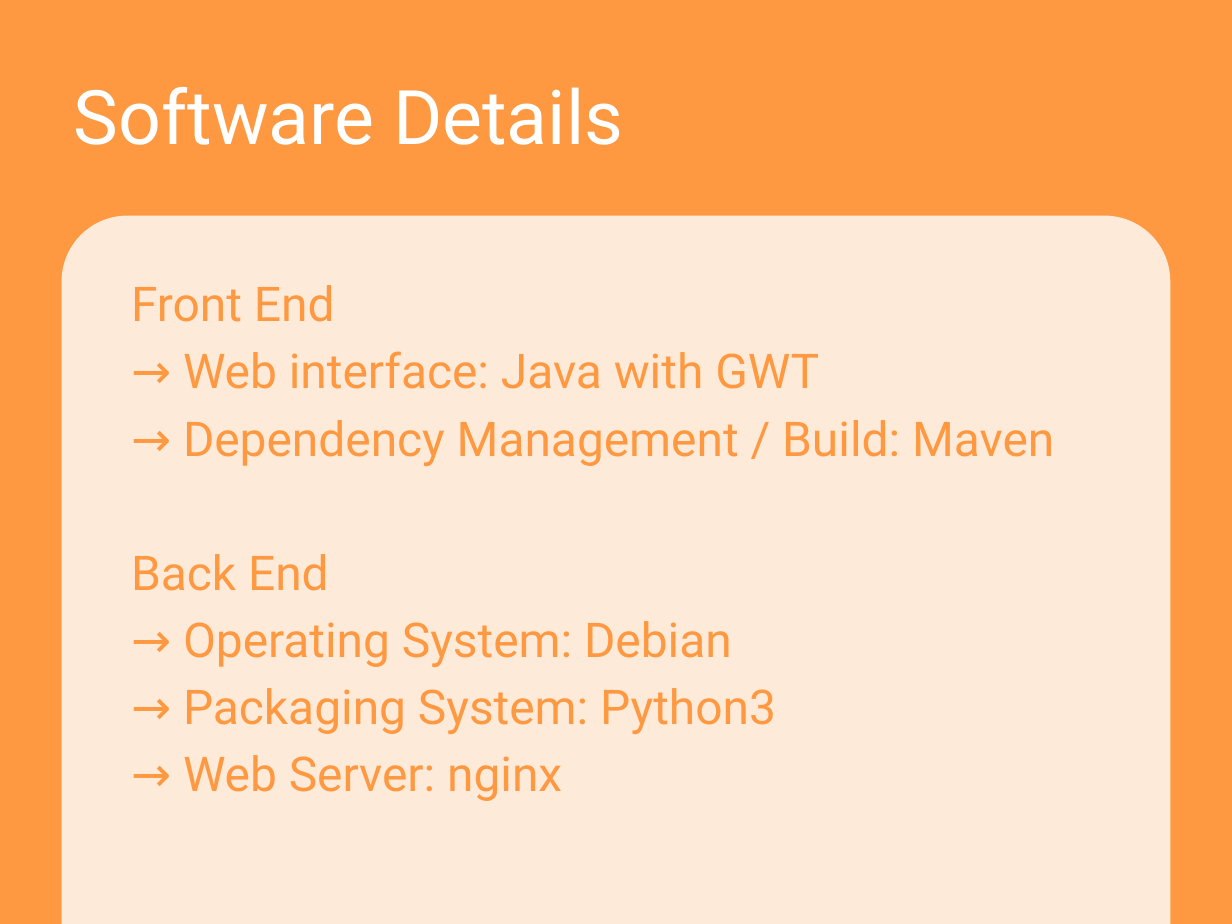
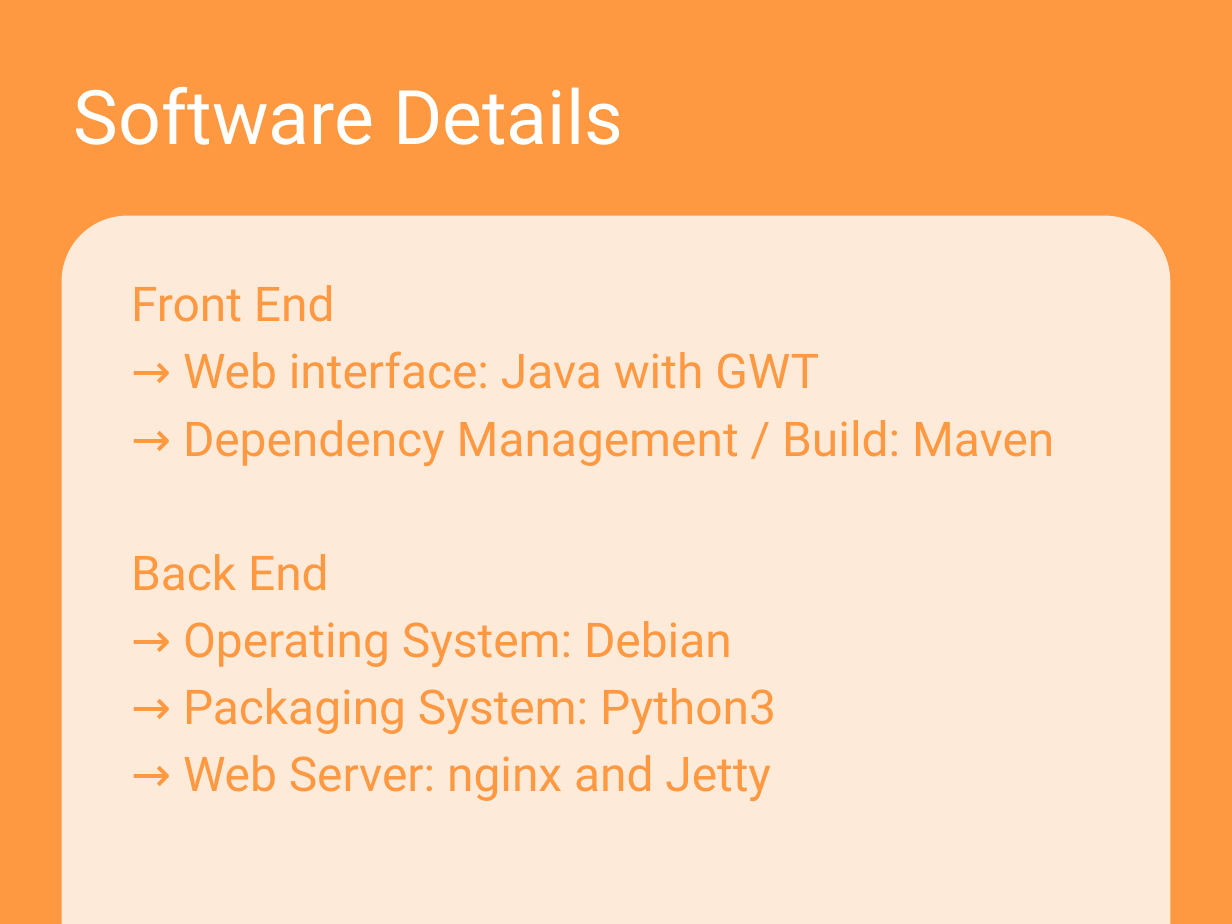
Before and after one commit to ailurus-server/ailurus-device, a slide deck: slide 9 of documents/midterm_demo.pptx (slide 11 before the commit). Drawn at 1232x924 pixels with LibreOffice and Linux fonts; fonts in the diff are those of the drawing. Boxes give left, top, right and bottom in pixels: in the first picture for what was removed or moved away, otherwise in the second. Text is boxed around its words. In the diff, an @@ line names an element or a change of style, - is before the commit and + after.

```diff
--- a/documents/midterm_demo.pptx
+++ b/documents/midterm_demo.pptx
@@ text at (x1=183, y1=755, x2=771, y2=801): text changed @@
-→ Web Server: nginx
+→ Web Server: nginx and Jetty
```
Also in this commit, not shown: 1 other slide changed.
